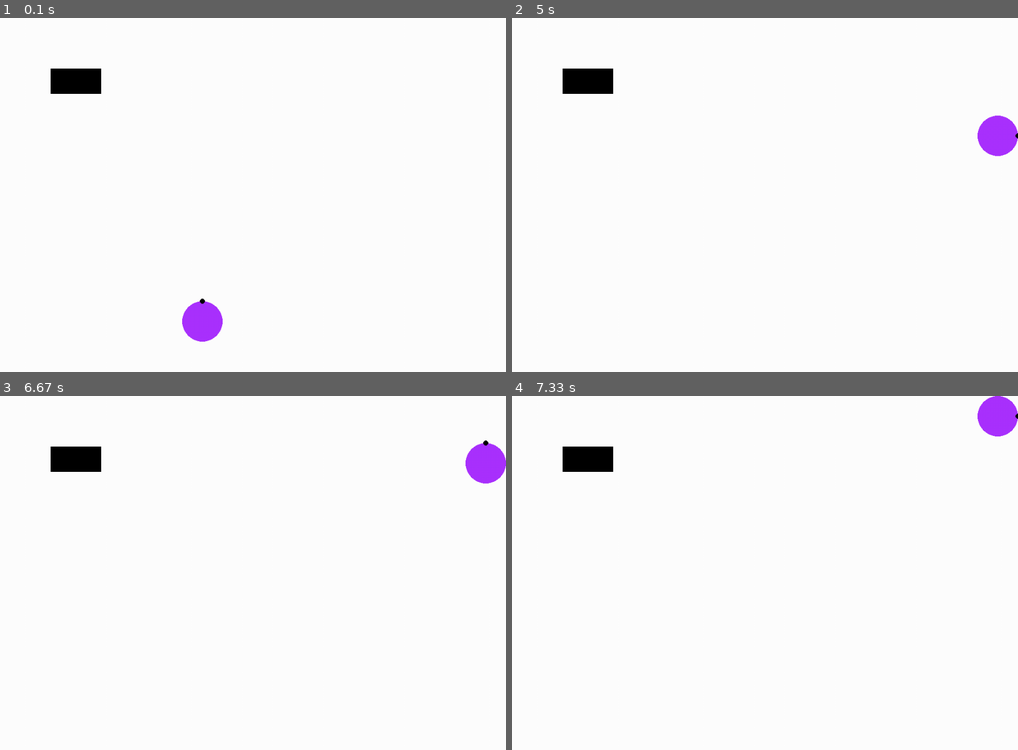
Above: before the commit, frames 1-4 (two rows, left to right).
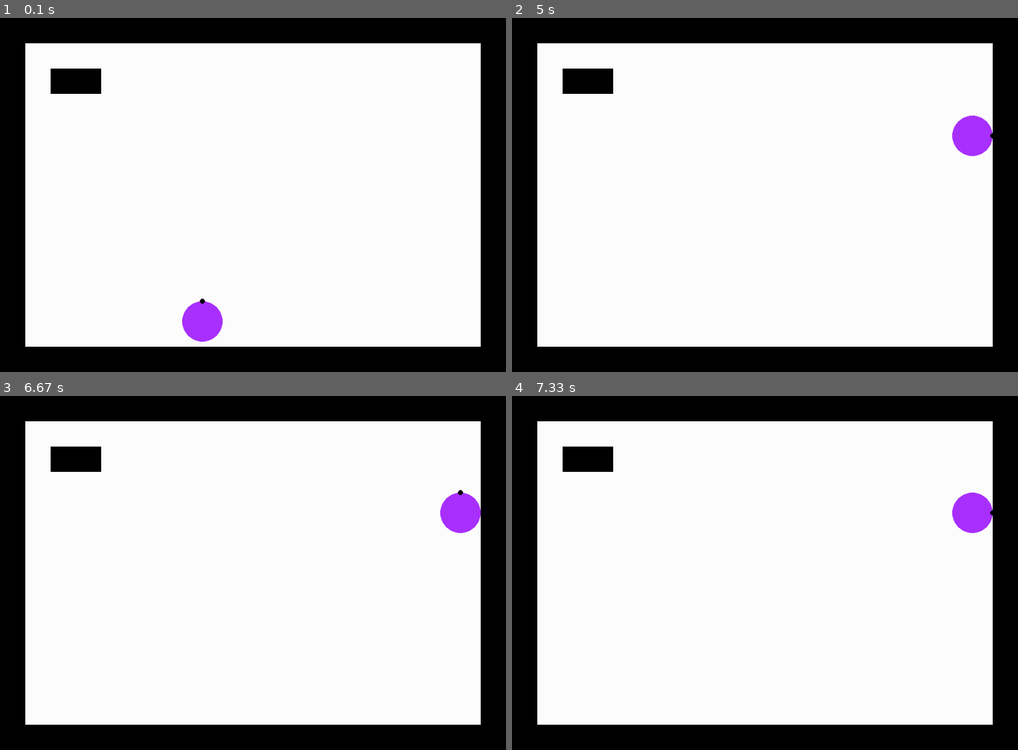
Above: after the commit, the same moments.

Repository: emocallaghan/FinalProjectRobotLearning
Game: pygame game, started from virtuailWorldIterationOne.py
The game is run twice, just before and just after one commit, with the same random seed, the same clock (stepped at 60 frames per second) and the same inputs. The source before the commit is Python 2; it was converted automatically to run under Python 3.
Inputs:
- Up to frame 1 (0.1 s): no input
- Up to frame 2 (5 s): hold D 0.33-0.8 s; hold W 0.83-1.13 s; hold D 1.17-1.63 s; hold A 1.67-2.2 s; hold A 2.23-2.63 s; hold W 2.67-3.03 s; hold D 3.07-3.7 s; hold A 3.73-4.2 s; hold D 4.23-4.7 s; hold W from 4.73 s (still down)
- Up to frame 3 (6.67 s): release W at 5.03 s; hold D 5.07-5.53 s; hold A 5.57-6.1 s; hold A 6.13-6.53 s; hold W from 6.57 s (still down)
- Up to frame 4 (7.33 s): release W at 6.93 s; hold D from 6.97 s (still down)

The runs differ from the first frame. In frame 1, 23% of the frame differs, in the area x 0-100%, y 0-100%; in frame 2, 23%; in frame 3, 24%; in frame 4, 24%.

Commit message:
FUCK! I'm sorry for commtiign sooner :(

Diff:
--- a/virtuailWorldIterationOne.py
+++ b/virtuailWorldIterationOne.py
@@ -8,17 +8,27 @@
 import pygame
 from pygame.locals import *
 import time
+from abc import ABCMeta, abstractmethod
 
 class Model:
     """ Encodes the game state of Galaga and keeps track of all attributes
         contains a fighter, a list of bullets fired by my fighter, a list of enemies
         and a list of bullets fired by the enemy"
     """
-    def __init__(self):
+    def __init__(self, size):
         """ contructor for the GalagaModel class"""
+        self.y = size[0]
+        self.x = size[1]
         self.robot = Robot()
         self.myWalls = []
-        self.newWall(100,100,50,100)
+        self.brick = 50
+        self.newWall(100,100,self.brick,100)
+
+        self.newWall(0,0, self.x, self.brick)
+        self.newWall(0,0, self.brick,self.y)
+
+        self.newWall(self.y-self.brick,0,self.x,self.brick)
+        self.newWall(0,self.x-self.brick,self.brick, self.y)
 
     def newWall(self, x,y, height, width):
         """this function creates a new bullet fired from fighter at the passed in locations, x and y"""
@@ -28,6 +38,173 @@
     def update(self):
         """updates fighter, all bullets, and all enemies"""
         self.robot.update()
+
+
+
+
+class Collidable(object):
+    __metaclass__ = ABCMeta
+
+    @abstractmethod
+    def collide(self, collidable):
+        pass
+
+    @abstractmethod
+    def perimeter(self):
+        pass
+
+
+class Robot():
+    """fighter class contains a contruction and update method"""
+    def __init__(self):
+        """constructor for fighter sets location based ppppp given values, number of lives, pixle height
+        and width inital speed as zero and loads the image of a fighter"""
+        self.x = 400
+        self.y = 600
+        self.vx = 0
+        self.vy = 0
+        self.radius = 40
+        self.color = pygame.Color(170,50,255)
+        self.front = (self.x,self.y-self.radius)
+        self.direction = 0
+        self.directionBeforeCollision = 0
+        self.canForward = True
+        self.collided = False
+        self.previousX = self.x
+        self.previousY = self.y
+
+
+    def collide(self,collidable):
+        pass
+
+    def update(self):
+        """moves position based on velocity unless at either side of screen and attempting to move
+        off screen where it is stopped"""
+        """print("In update")
+        print(self.canForward)
+        print(self.direction)
+        print self.directionBeforeCollision"""
+        if(not (self.x == self.previousX and self.y == self.previousY)):
+            self.collided = False
+        if(self.canForward):
+            self.move()
+
+        elif(self.direction == self.directionBeforeCollision):
+            self.stop()
+
+        else:
+            self.canForward = True
+            self.move()
+
+
+
+
+    def move(self):
+
+        self.x += self.vx
+        self.y += self.vy
+
+        if(self.direction == 0):
+            self.front = (self.x, self.y - self.radius)
+
+        if(self.direction == 90):
+            self.front = (self.x - self.radius, self.y)
+
+        if(self.direction == 180):
+            self.front = (self.x, self.y+self.radius)
+
+        if(self.direction == 270):
+            self.front = (self.x + self.radius, self.y)
+
+
+
+
+
+    def stop(self):
+        self.vx = 0
+        self.vy = 0
+
+
+
+
+    def foward(self):
+        if(self.direction == 0):
+            self.vy = -1
+            self.vx = 0
+        if(self.direction == 90):
+            self.vy = 0
+            self.vx = -1
+        if(self.direction == 180):
+            self.vy = 1
+            self.vx  = 0
+        if(self.direction == 270):
+            self.vy = 0
+            self.vx = 1
+
+
+
+
+    def turnLeft(self):
+        self.stop()
+        if(self.direction == 0):
+            self.front = (self.x - self.radius, self.y)
+            self.direction = 90
+        elif(self.direction == 90):
+            self.front = (self.x, self.y+self.radius)
+            self.direction = 180
+        elif(self.direction == 180):
+            self.front = (self.x + self.radius, self.y)
+            self.direction = 270
+        elif(self.direction == 270):
+            self.front = (self.x, self.y - self.radius)
+            self.direction = 0
+
+
+
+
+    def turnRight(self):
+        self.stop()
+        if(self.direction == 0):
+            self.front = (self.x + self.radius, self.y)
+            self.direction = 270
+        elif(self.direction == 270):
+            self.front = (self.x, self.y+self.radius)
+            self.direction = 180
+        elif(self.direction == 180):
+            self.front = (self.x - self.radius, self.y)
+            self.direction = 90
+        elif(self.direction == 90):
+            self.front = (self.x, self.y - self.radius)
+            self.direction = 0
+
+    def setDirectionBeforeCollision(self, direction):
+        self.directionBeforeCollision = direction
+
+
+
+
+
+
+class Wall:
+    """bullet class contains a constructor and update"""
+    def __init__(self,color,x, y,height,width):
+        """sets color, height, width, position, and velocity based on passed in parameters"""
+        self.color = color
+        self.height = height
+        self.width = width
+        self.x = x
+        self.y = y
+
+
+
+
+
+
+
+
+
+
+
 
 class PyGameWindowView:
     """ A view of Galaga rendered in a Pygame window """
@@ -54,6 +231,24 @@
         """draws a fighter from what is passed in"""
         pygame.draw.circle(self.screen, robot.color, (robot.x, robot.y), robot.radius, 0)
         pygame.draw.circle(self.screen, (0,0,0), robot.front, 5)
+
+
+
+
+
+
+
+
+
+
+
+
+
+
+
+
+
+
 
 class PyGameKeyboardController:
     """ Handles keyboard input for galaga"""
@@ -103,125 +298,42 @@
                 """checks if the fighter is in the same place as any of the basic enemies and removes the enemy and takes away a life from the
                     fighter if this is the case. if the fighter has no more lifes closes window and prints that the player
                     lost and prints the score"""
-                robot.directionBeforeCollison = robot.direction
-                robot.canForward = False
-                print "Collision"
+                if(not self.model.robot.collided):
+                    self.model.robot.setDirectionBeforeCollision(self.model.robot.direction)
+                    self.model.robot.canForward = False
+                    print("In Collision")
+                    print(self.model.robot.direction)
+                    print(self.model.robot.directionBeforeCollision)
+                    self.model.robot.collided = True
+                    print (self.model.robot.collided)
+                    self.model.robot.previousX = self.model.robot.x
+                    self.model.robot.previousY = self.model.robot.y
+
 
     def sameSpace(self, x1, y1, width1, height1, x2, y2, width2, height2):
         """function checks if thetwo objects occupy the same space."""
         return (x2<= x1+width1 and x2+width2>= x1 and y2 <= y1+height2 and y2+height2 >= y1)
 
 
-class Robot:
-    """fighter class contains a contruction and update method"""
-    def __init__(self):
-        """constructor for fighter sets location based ppppp given values, number of lives, pixle height
-        and width inital speed as zero and loads the image of a fighter"""
-        self.x = 400
-        self.y = 600
-        self.vx = 0
-        self.vy = 0
-        self.radius = 40
-        self.color = pygame.Color(170,50,255)
-        self.front = (self.x,self.y-self.radius)
-        self.direction = 0
-        self.directionBeforeCollision = 0
-        self.canForward = True
-
-    def update(self):
-        """moves position based on velocity unless at either side of screen and attempting to move
-        off screen where it is stopped"""
-        if(self.canForward):
-            self.move()
-            print"can moveForward"
-        elif(self.direction == self.directionBeforeCollision):
-            self.vx = 0
-            self.vy = 0
-        else:
-            self.canForward = True
-            self.move()
-    def move(self):
-        if (self.x-self.radius == 0 and self.vx < 0):
-            self.vx = 0
-        elif(self.x+self.radius == 1000 and self.vx>0):
-            self.vx = 0
-        if (self.y-self.radius == 0 and self.vy < 0):
-            self.vy = 0
-        elif(self.y+self.radius == 700 and self.vy>0):
-            self.vy = 0
-        self.x += self.vx
-        self.y += self.vy
-
-        if(self.direction == 0):
-            self.front = (self.x, self.y - self.radius)
-
-        if(self.direction == 90):
-            self.front = (self.x - self.radius, self.y)
-
-        if(self.direction == 180):
-            self.front = (self.x, self.y+self.radius)
-
-        if(self.direction == 270):
-            self.front = (self.x + self.radius, self.y)
-
-    def stop(self):
-        self.vx = 0
-        self.vy = 0
-    def foward(self):
-        if(self.direction == 0):
-            self.vy = -1
-            self.vx = 0
-        if(self.direction == 90):
-            self.vy = 0
-            self.vx = -1
-        if(self.direction == 180):
-            self.vy = 1
-            self.vx  = 0
-        if(self.direction == 270):
-            self.vy = 0
-            self.vx = 1
-
-    def turnLeft(self):
-        self.vx = 0
-        self.vy = 0
-        if(self.direction == 0):
-            self.front = (self.x - self.radius, self.y)
-            self.direction = 90
-        elif(self.direction == 90):
-            self.front = (self.x, self.y+self.radius)
-            self.direction = 180
-        elif(self.direction == 180):
-            self.front = (self.x + self.radius, self.y)
-            self.direction = 270
-        elif(self.direction == 270):
-            self.front = (self.x, self.y - self.radius)
-            self.direction = 0
-    def turnRight(self):
-        self.vx = 0
-        self.vy = 0
-        if(self.direction == 0):
-            self.front = (self.x + self.radius, self.y)
-            self.direction = 270
-        elif(self.direction == 270):
-            self.front = (self.x, self.y+self.radius)
-            self.direction = 180
-        elif(self.direction == 180):
-            self.front = (self.x - self.radius, self.y)
-            self.direction = 90
-        elif(self.direction == 90):
-            self.front = (self.x, self.y - self.radius)
-            self.direction = 0
-
-
-class Wall:
-    """bullet class contains a constructor and update"""
-    def __init__(self,color,x, y,height,width):
-        """sets color, height, width, position, and velocity based on passed in parameters"""
-        self.color = color
-        self.height = height
-        self.width = width
-        self.x = x
-        self.y = y
+
+
+
+
+
+
+
+
+
+
+
+
+
+
+
+
+
+
+
 
 if __name__ == '__main__':
     pygame.init()
@@ -229,7 +341,7 @@
     size = (1000,700)
     screen = pygame.display.set_mode(size)
 
-    model = Model()
+    model = Model(size)
     view = PyGameWindowView(model,screen)
 
     KeyBoardcontroller = PyGameKeyboardController(model)
